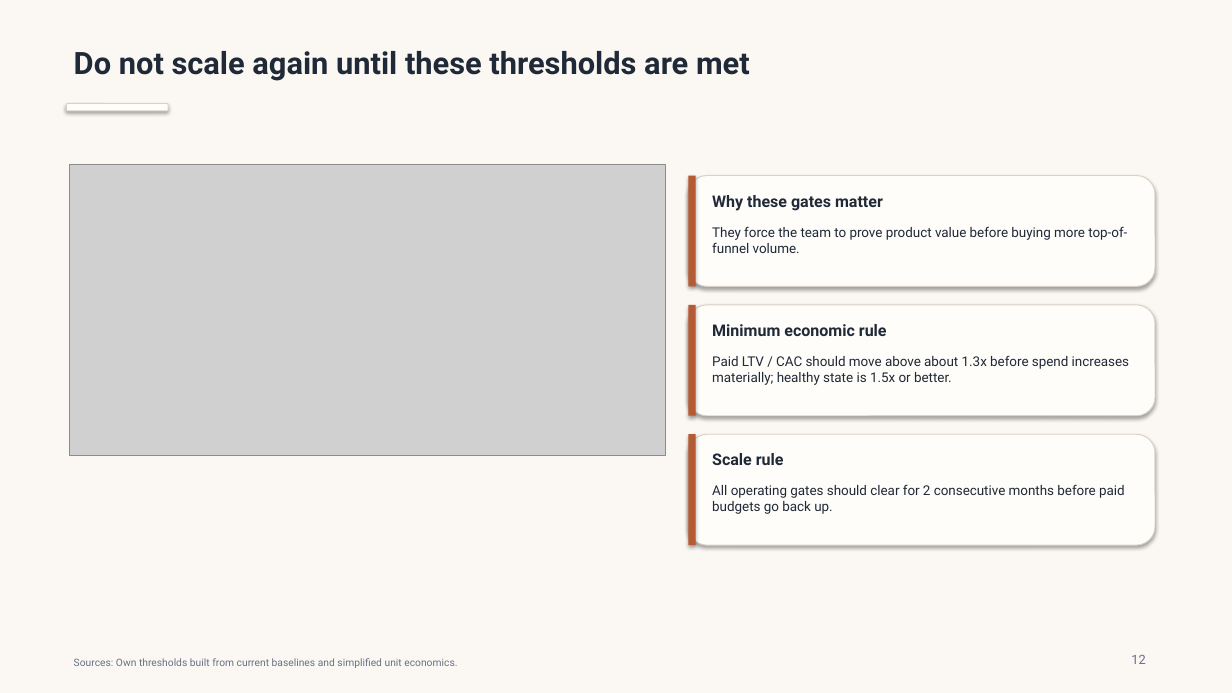
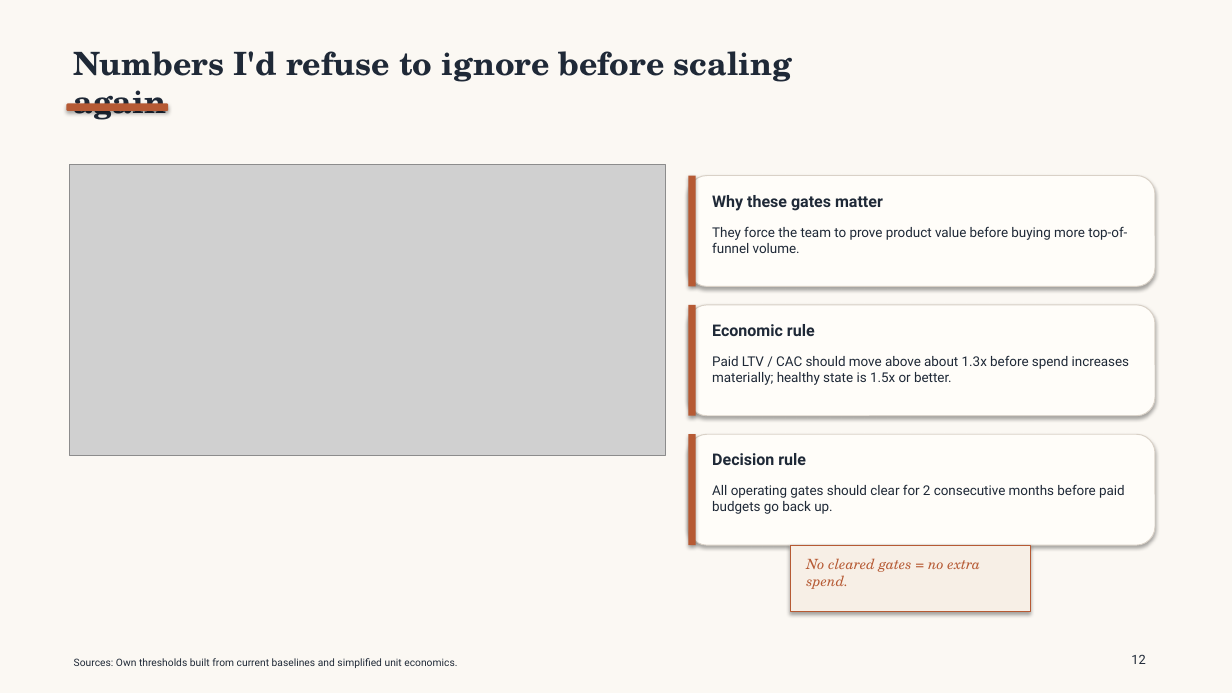
Before and after one commit to TEZv/Genesis-Academy_Strategy-Operations-School-2.0-Case-Task, a slide deck: slide 12 of deliverables/taskflow-case-presentation.pptx. Drawn at 1232x693 pixels with LibreOffice and Linux fonts; fonts in the diff are those of the drawing; grey boxes stand for pictures. Boxes give left, top, right and bottom in pixels: in the first picture for what was removed or moved away, otherwise in the second. Text is boxed around its words. In the diff, an @@ line names an element or a change of style, - is before the commit and + after.

```diff
--- a/deliverables/taskflow-case-presentation.pptx
+++ b/deliverables/taskflow-case-presentation.pptx
@@ text at [74, 51, 792, 120]: text changed; size 24 to 25 pt; font Roboto to TeX Gyre Schola @@
-Do not scale again until these thresholds are met
+Numbers I'd refuse to ignore before scaling again
@@ rounded rectangle at [67, 104, 168, 111]: fill #FFFDF9 to #B65A34; outline #D9D1C7 0.75 pt to none @@
@@ text at [712, 324, 815, 336]: text changed @@
-Minimum economic rule
+Economic rule
@@ text at [712, 453, 806, 465]: text changed @@
-Scale rule
+Decision rule
@@ rectangle added at [790, 545, 1031, 612], fill #F7EFE6, outline #B65A34 0.75 pt @@
@@ text added at [806, 558, 981, 589], 11 pt, text #B65A34, italic @@
+No cleared gates = no extra spend.
@@ text "Sources: Own thresholds built from ..." at [74, 658, 457, 668]: text colour #667085 to #1F2937 @@
@@ text "12" at [1131, 654, 1145, 664]: text colour #667085 to #1F2937 @@
```
Also in this commit, not shown: 13 other slides changed, 1 other file.
